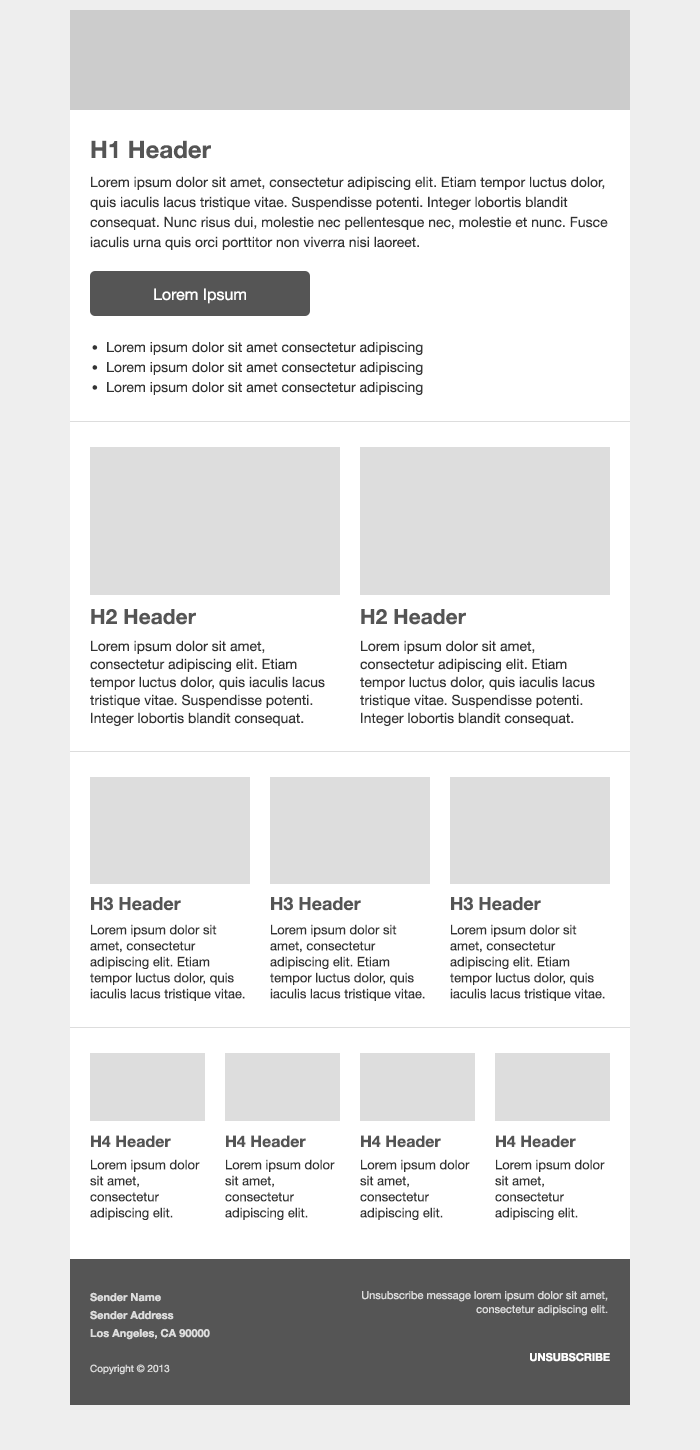
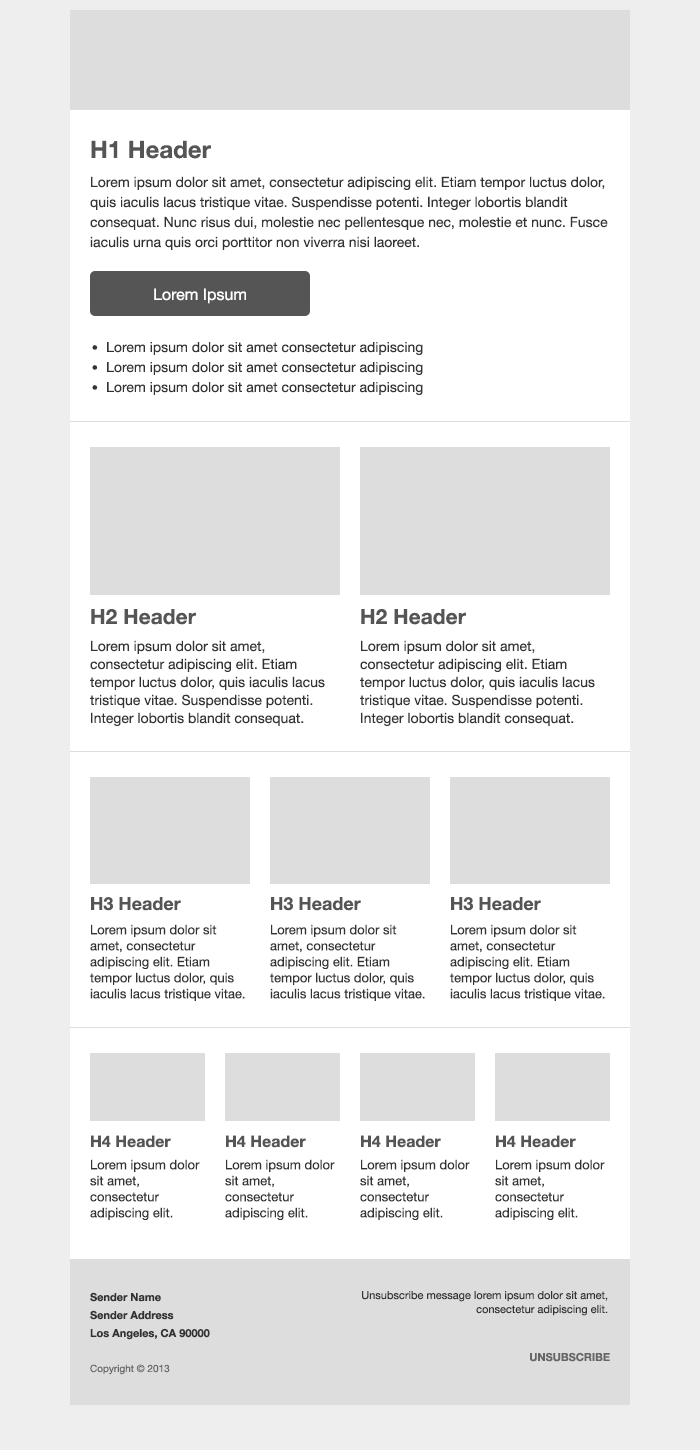
Revision of a layered w=700, h=1450 image; what changed, layer by layer:
painted on "header" (2nd of 2, in "header") over [left=70, top=10, right=630, bottom=110]
painted on "Sender Name Sender Address Los Angeles, CA 90000" over [left=90, top=1292, right=210, bottom=1340]
painted on "Copyright © 2013" over [left=90, top=1364, right=170, bottom=1375]
painted on "Unsubscribe message lorem ipsum dolor sit amet, consectetur adi" over [left=362, top=1291, right=608, bottom=1316]
painted on "Unsubscribe" over [left=530, top=1352, right=610, bottom=1362]
painted on "footer" (2nd of 2, in "footer") over [left=70, top=1259, right=630, bottom=1405]
